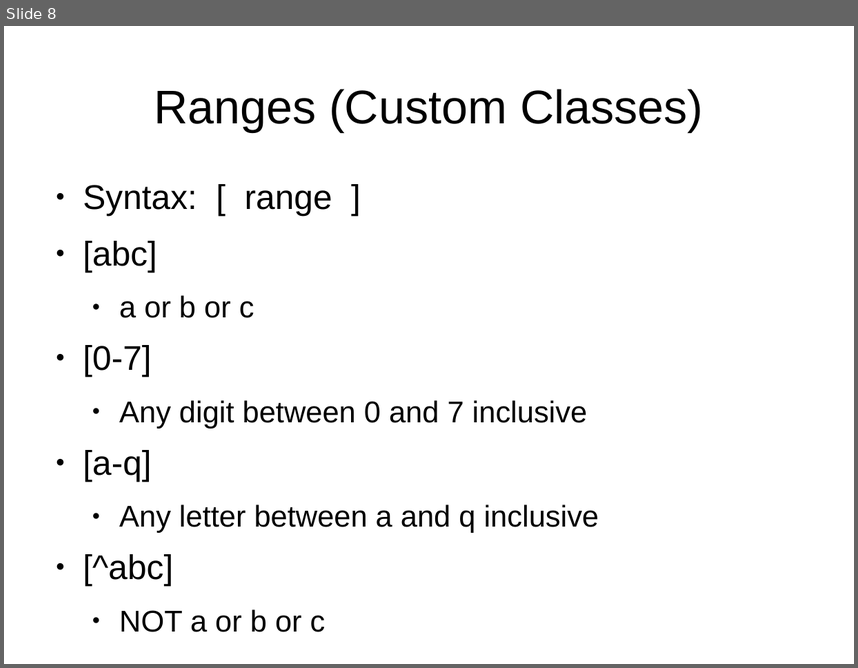
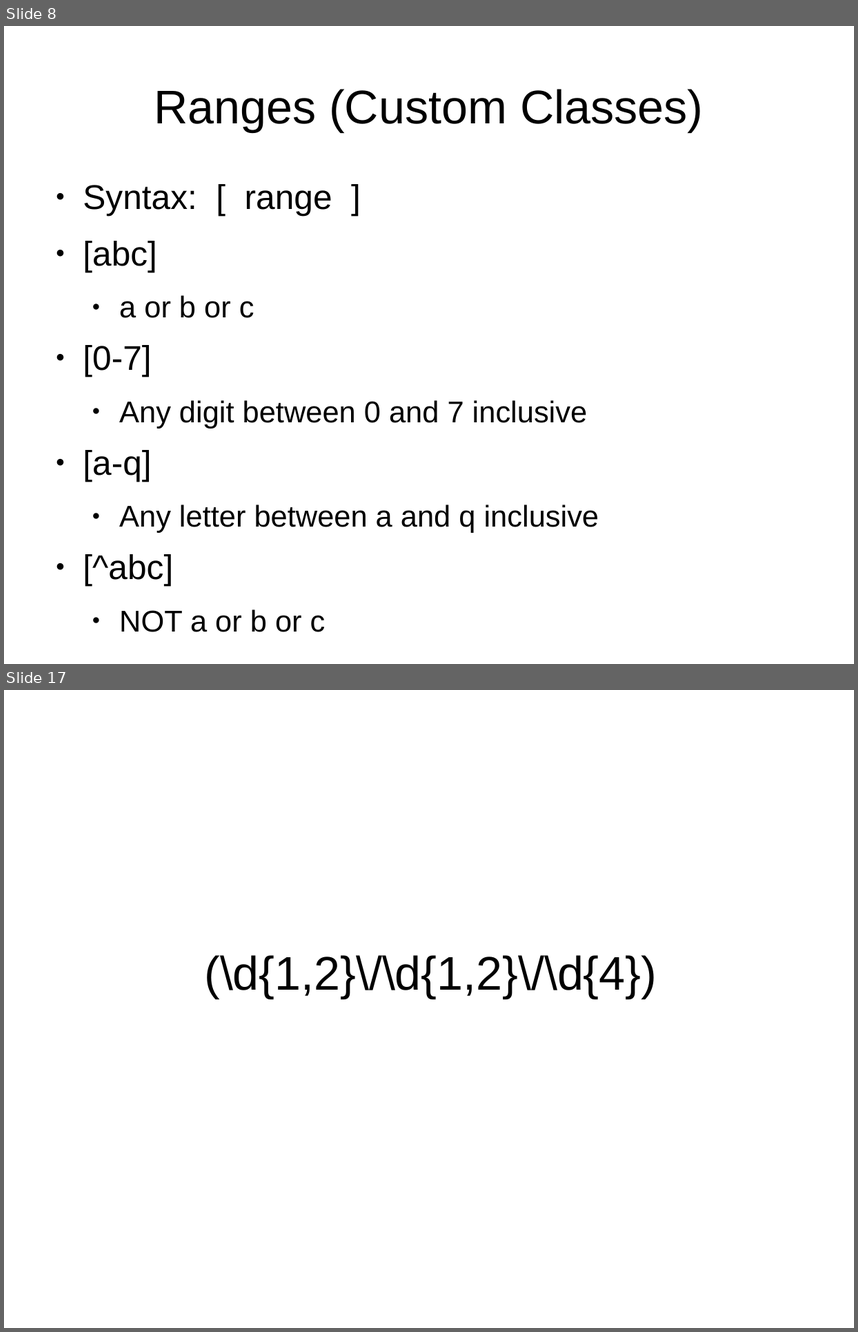
Before and after one commit to spmadden/sse-talks, a slide deck: RegularExpressions/RegEx.odp. Shown one above the other, each under a label of ours: slide 8 before the commit, slides 8 and 17 after it; the slides between them are not shown. The pictures are 858x668 and 858x1332 pixels, drawn with LibreOffice and Linux fonts; fonts in the diff are those of the drawing. Boxes give left, top, right and bottom in pixels: in the first picture for what was removed or moved away, otherwise in the second. Text is boxed around its words. In the diff, an @@ line names an element or a change of style, - is before the commit and + after.

```diff
--- a/RegularExpressions/RegEx.odp
+++ b/RegularExpressions/RegEx.odp
@@ slide 17 added at [4, 690, 854, 1328], background #FFFFFF @@
@@ title added at [204, 955, 657, 998], 44 pt, text #000000 @@
+(\d{1,2}\/\d{1,2}\/\d{4})
```
Also in this commit, not shown: 1 slide changed, 15 other slides added.
